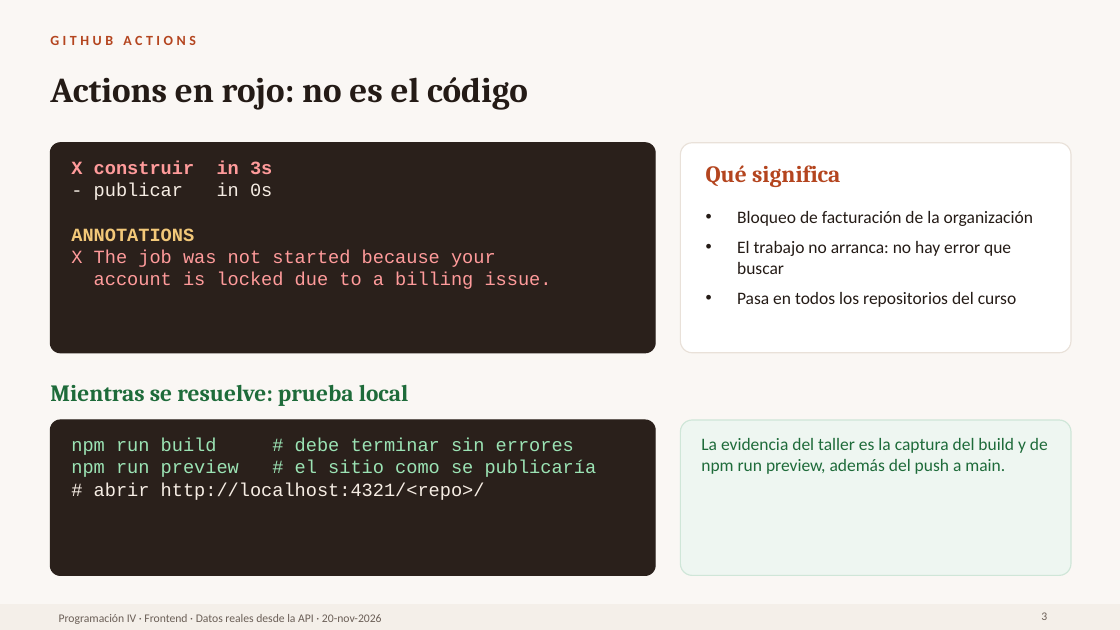
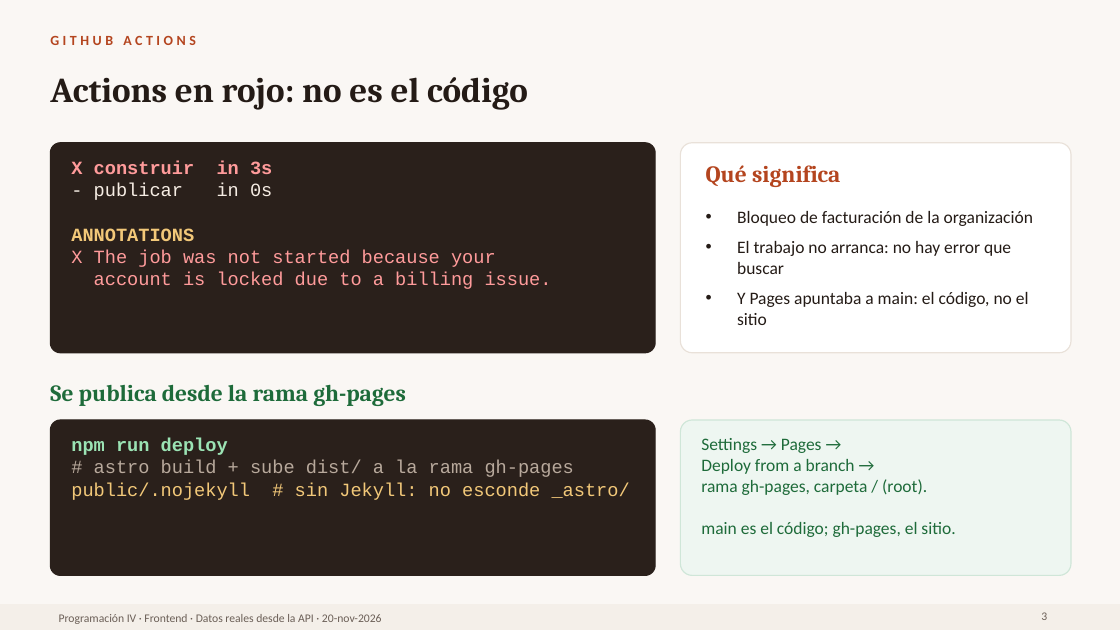
Before and after one commit to Frontend-programacion-IV-UNIAJC/frontend-programacion-iv-crear-repo-group-10, a slide deck: slide 3 of docs/clases/2026-11-20/diapositivas.pptx. Drawn at 1120x630 pixels with LibreOffice and Linux fonts; fonts in the diff are those of the drawing. Boxes give left, top, right and bottom in pixels: in the first picture for what was removed or moved away, otherwise in the second. Text is boxed around its words. In the diff, an @@ line names an element or a change of style, - is before the commit and + after.

Commit message:
docs: taller y guia con la publicacion desde la rama gh-pages

```diff
--- a/docs/clases/2026-11-20/diapositivas.pptx
+++ b/docs/clases/2026-11-20/diapositivas.pptx
@@ text at [737, 292, 1029, 325]: text changed @@
-• Pasa en todos los repositorios del curso
+• Y Pages apuntaba a main: el código, no el sitio
@@ text at [50, 384, 406, 406]: text changed @@
-Mientras se resuelve: prueba local
+Se publica desde la rama gh-pages
@@ text at [71, 438, 630, 500]: text changed; text colour #9BE3B4 to #F2C879 @@
-npm run build # debe terminar sin errores
-npm run preview # el sitio como se publicaría
-# abrir http://localhost:4321/<repo>/
+npm run deploy
+# astro build + sube dist/ a la rama gh-pages
+public/.nojekyll # sin Jekyll: no esconde _astro/
@@ text at [701, 438, 955, 537]: text changed @@
-La evidencia del taller es la captura del build y de npm run preview, además del push a main.
+Settings → Pages →
+Deploy from a branch →
+rama gh-pages, carpeta / (root).
+main es el código; gh-pages, el sitio.
```
Also in this commit, not shown: 1 other slide changed, 9 other files.
